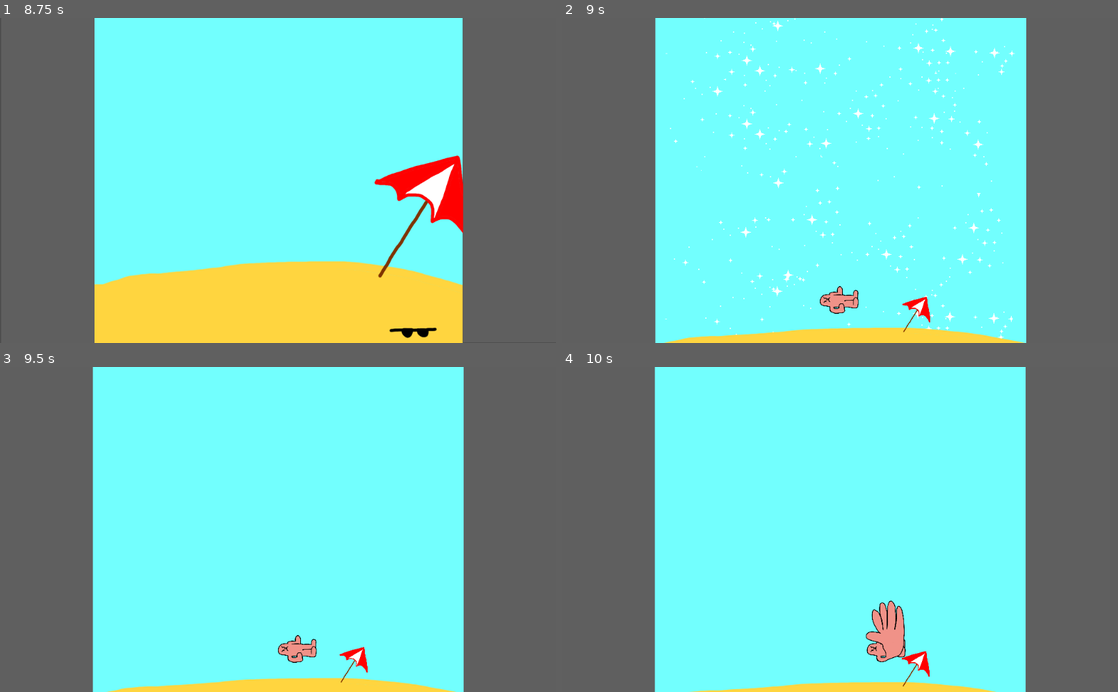
Above: before the commit, frames 1-4 (two rows, left to right).
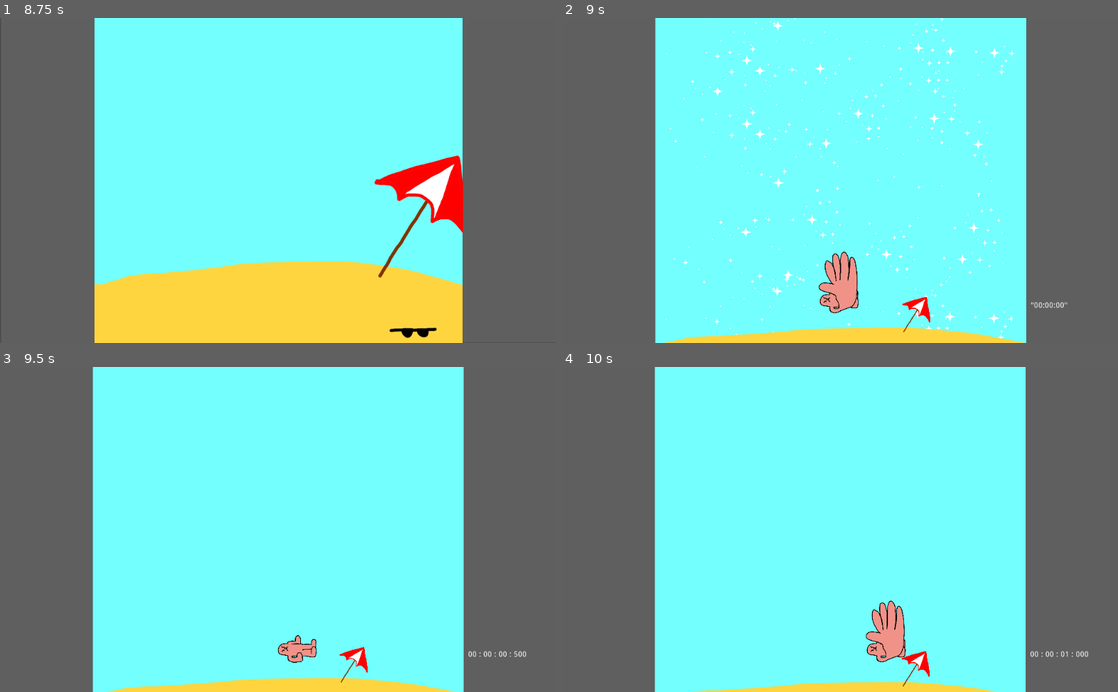
Above: after the commit, the same moments.

Repository: whenbellstoll/KillTheSun
Game: Godot game, scene res://Opening.tscn
Two runs of this game, one before a commit and one after it. Both use one fixed random seed, a clock stepped at 60 frames per second and the inputs below.
Inputs:
- Up to frame 1 (8.75 s): hold Right (move_right) 0.53-2.03 s; tap Space (slap) at 0.6, 1.35, 2.1, 2.85, 3.5, 3.6, 4.35, 5.1, 5.85, 6.6, 7.35, 8.1 s; hold Left (move_left) 2.03-2.78 s; tap Enter at 2.75, 6.5 s; hold Right (move_right) 2.78-4.28 s; hold Left (move_left) 4.28-5.03 s; hold Right (move_right) 5.03-5.78 s; hold Left (move_left) 5.78-7.28 s; hold Right (move_right) from 7.28 s (still down)
- Up to frame 2 (9 s): keep holding Right (move_right); tap Space (slap) at 8.75, 8.85 s
- Up to frame 3 (9.5 s): keep holding Right (move_right)
- Up to frame 4 (10 s): release Right (move_right) at 9.53 s; hold Left (move_left) from 9.53 s (still down); tap Space (slap) at 9.6 s

Frame 1 is identical in both runs. In frame 2, 0.8% of the frame differs, in the area x 46-91%, y 71-92%; in frame 3, less than 0.1%; in frame 4, less than 0.1%.

Commit message:
timer

Diff:
--- a/Game.tscn
+++ b/Game.tscn
@@ -23,6 +23,27 @@
 
 [sub_resource type="AnimatedTexture" id=3]
 
+[sub_resource type="GDScript" id=8]
+script/source = "extends Label
+
+onready var player = get_node(\"../../Player\");
+var time = 0
+
+func _process(delta):
+	if player.distance < player.END_DISTANCE:
+		time += delta
+
+	var mils = fmod(time,1)*1000
+	var secs = fmod(time,60)
+	var mins = fmod(time, 60*60) / 60
+	var hr = fmod(fmod(time,3600 * 60) / 3600,24)
+
+	var time_passed = \"%02d : %02d : %02d : %03d\" % [hr,mins,secs,mils]
+	text = time_passed# + \" : \" + var2str(time)
+
+	pass
+"
+
 [sub_resource type="GDScript" id=4]
 script/source = "extends Sprite
 
@@ -39,7 +60,7 @@
 onready var _player = get_node(\"../../../../Player\")
 
 func _process(delta):
-	self.modulate = lerp(Color.transparent, Color.white, min(float(_player.distance > 25000), min(_player.distance / 40000, 1)) )
+	self.modulate = lerp(Color.transparent, Color.white, min(float(_player.distance > 10000), min(_player.distance / 45000, 1)) )
 	pass
 "
 
@@ -102,6 +123,14 @@
 
 [node name="Spawner" parent="PlayerTracker" instance=ExtResource( 4 )]
 
+[node name="Time" type="Label" parent="PlayerTracker"]
+margin_left = 351.0
+margin_top = 224.0
+margin_right = 496.0
+margin_bottom = 277.0
+text = "\"00:00:00\""
+script = SubResource( 8 )
+
 [node name="ParallaxBackground" type="ParallaxBackground" parent="PlayerTracker"]
 layer = -1
 
--- a/Player.tscn
+++ b/Player.tscn
@@ -21,6 +21,18 @@
 "transitions": PoolRealArray(  ),
 "update": 0,
 "values": [  ]
+}
+tracks/1/type = "value"
+tracks/1/path = NodePath("Sprite:texture")
+tracks/1/interp = 1
+tracks/1/loop_wrap = true
+tracks/1/imported = false
+tracks/1/enabled = true
+tracks/1/keys = {
+"times": PoolRealArray( 0 ),
+"transitions": PoolRealArray( 1 ),
+"update": 0,
+"values": [ ExtResource( 3 ) ]
 }
 
 [sub_resource type="Animation" id=2]
@@ -74,10 +86,10 @@
 tracks/0/imported = false
 tracks/0/enabled = true
 tracks/0/keys = {
-"times": PoolRealArray( 0 ),
-"transitions": PoolRealArray( 1 ),
+"times": PoolRealArray( 0, 0.4 ),
+"transitions": PoolRealArray( 1, 1 ),
 "update": 1,
-"values": [ ExtResource( 3 ) ]
+"values": [ ExtResource( 3 ), ExtResource( 1 ) ]
 }
 tracks/1/type = "value"
 tracks/1/path = NodePath("Sprite:offset")
@@ -86,10 +98,10 @@
 tracks/1/imported = false
 tracks/1/enabled = true
 tracks/1/keys = {
-"times": PoolRealArray( 0 ),
-"transitions": PoolRealArray( 1 ),
+"times": PoolRealArray( 0, 0.4, 0.41 ),
+"transitions": PoolRealArray( 1, 1, 1 ),
 "update": 0,
-"values": [ Vector2( 256, 0 ) ]
+"values": [ Vector2( 256, 0 ), Vector2( 256, 0 ), Vector2( 0, 0 ) ]
 }
 tracks/2/type = "value"
 tracks/2/path = NodePath("Area2D/SlapCollision:disabled")
@@ -124,7 +136,8 @@
 position = Vector2( -1.6, 214 )
 rotation = 4.71239
 scale = Vector2( 0.15, 0.15 )
-texture = ExtResource( 1 )
+texture = ExtResource( 3 )
+offset = Vector2( 256, 0 )
 
 [node name="Camera" type="Camera2D" parent="."]
 current = true
@@ -143,7 +156,6 @@
 [node name="SlapCollision" type="CollisionShape2D" parent="Area2D"]
 position = Vector2( -0.0999985, 173 )
 shape = SubResource( 5 )
-disabled = true
 
 [node name="RightPlatformDetector" type="RayCast2D" parent="."]
 position = Vector2( 35, 220 )
Not shown: 1 places in Game.tscn that only renumber resources
